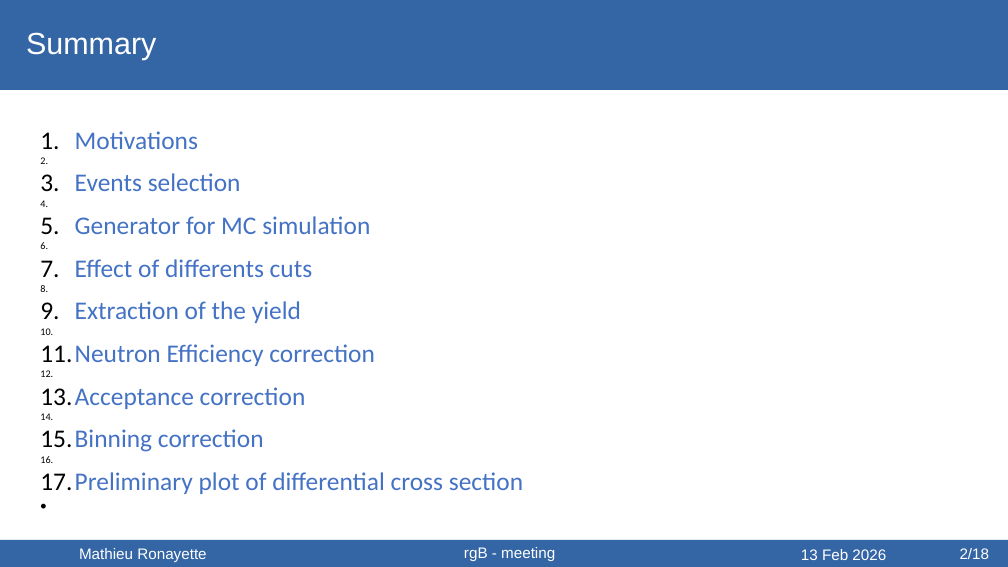
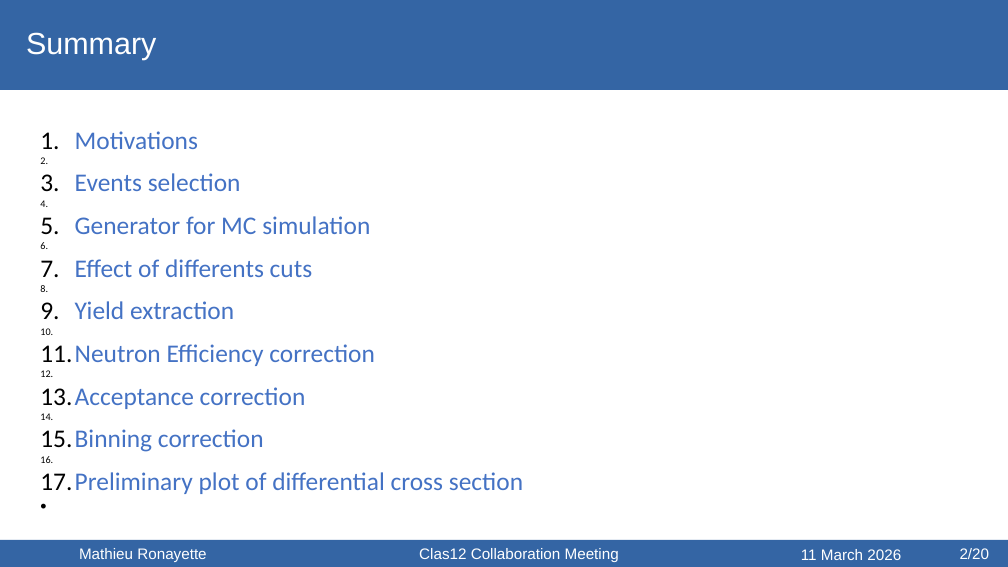
Before and after one commit to mathieuryt/phi_analysis, a slide deck: slide 2 of electroproduction/presentations/ClasMeeting_ronayette.odp. Drawn at 1008x567 pixels with LibreOffice and Linux fonts; fonts in the diff are those of the drawing. Boxes give left, top, right and bottom in pixels: in the first picture for what was removed or moved away, otherwise in the second. Text is boxed around its words. In the diff, an @@ line names an element or a change of style, - is before the commit and + after.

```diff
--- a/electroproduction/presentations/ClasMeeting_ronayette.odp
+++ b/electroproduction/presentations/ClasMeeting_ronayette.odp
@@ text at [75,301,234,319]: text changed @@
-5. Extraction of the yield
+5. Yield extraction
@@ text at [419,548,619,562]: text changed @@
-rgB - meeting
+Clas12 Collaboration Meeting
@@ text at [801,549,901,560]: text changed @@
-13 Feb 2026
+11 March 2026
@@ text at [960,548,990,559]: text changed @@
-2/18
+2/20
```
Also in this commit, not shown: 21 other slides changed, 20 slides added, 2 slides removed, 17 other files.
